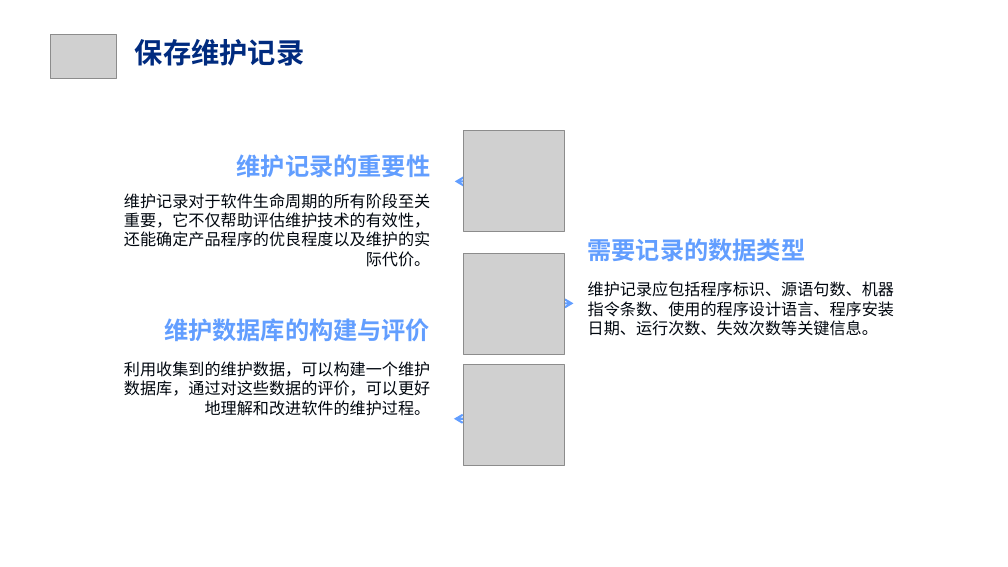
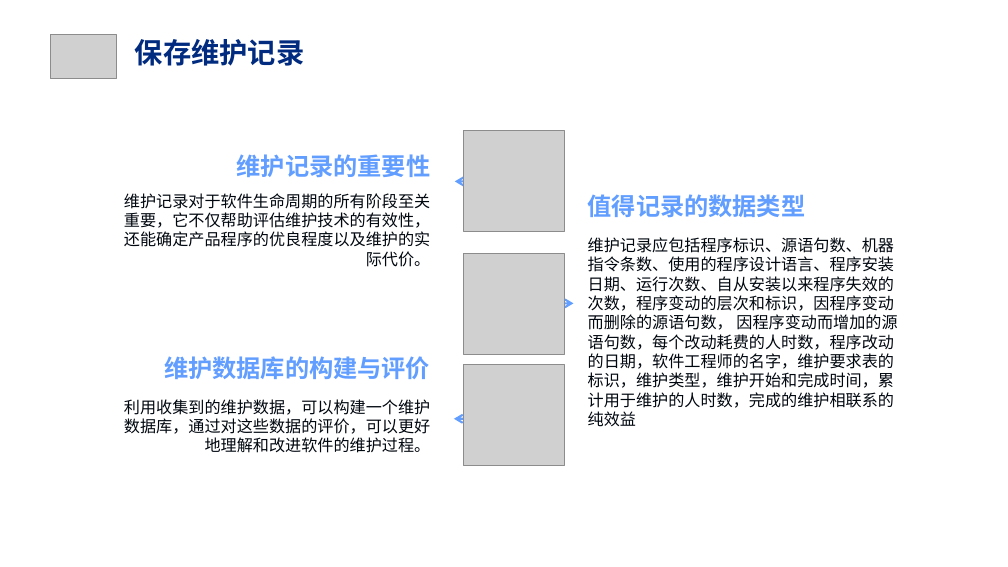
Before and after one commit to Cy2s1ne/Intelligent-PE-test, a slide deck: slide 28 of PPT/翻转课堂ppt2.pptx (slide 17 before the commit). Drawn at 1008x567 pixels with LibreOffice and Linux fonts; fonts in the diff are those of the drawing; grey boxes stand for pictures; background and template pictures are left out. Boxes give left, top, right and bottom in pixels: in the first picture for what was removed or moved away, otherwise in the second. Text is boxed around its words. In the diff, an @@ line names an element or a change of style, - is before the commit and + after.

```diff
--- a/PPT/翻转课堂ppt2.pptx
+++ b/PPT/翻转课堂ppt2.pptx
@@ text at [588,194,806,217]: text changed @@
-需要记录的数据类型
+值得记录的数据类型
@@ text at [588,237,897,427]: text changed @@
-维护记录应包括程序标识、源语句数、机器指令条数、使用的程序设计语言、程序安装日期、运行次数、失效次数等关键信息。
+维护记录应包括程序标识、源语句数、机器指令条数、使用的程序设计语言、程序安装日期、运行次数、自从安装以来程序失效的次数，程序变动的层次和标识，因程序变动而删除的源语句数， 因程序变动而增加的源语句数，每个改动耗费的人时数，程序改动的日期，软件工程师的名字，维护要求表的标识，维护类型，维护开始和完成时间，累计用于维护的人时数，完成的维护相联系的纯效益
@@ text "维护数据库的构建与评价": place and size @@
-text "维护数据库的构建与评价" at [164,318,430,341]
+text "维护数据库的构建与评价" at [164,356,430,379]
@@ text "利用收集到的维护数据，可以构建一个维护数据库，通过对这些数据的评价，可以更好地理解和改进软件的维护过程。": place and size @@
-text "利用收集到的维护数据，可以构建一个维护数据库，通过对这些数据的评价，可以更好地理解和改进软件的维护过程。" at [124,361,431,416]
+text "利用收集到的维护数据，可以构建一个维护数据库，通过对这些数据的评价，可以更好地理解和改进软件的维护过程。" at [124,399,431,453]
```
Also in this commit, not shown: 9 other slides changed, 14 slides added.
